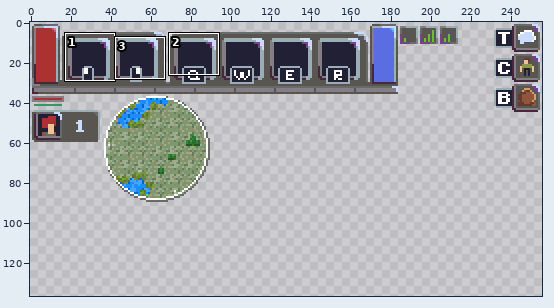
File history of a sprite sheet, hexablo/GameResources/gfx/ui/ui.png. The picture above shows the old version from afar; the outline marks the close-up.
Close-up. First the earlier version:
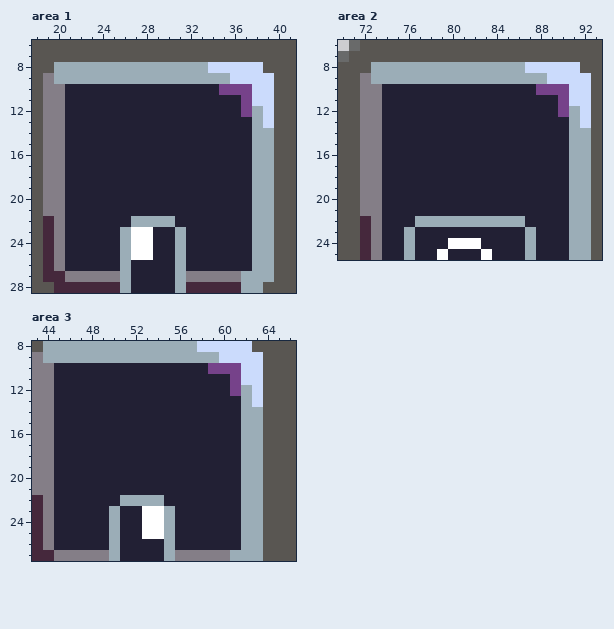
The file is 256x256 pixels. Colours within 5 levels of each other are drawn and written as one. Shown: area 1: x 18..41, y 6..28; area 2: x 70..93, y 6..25; area 3: x 43..66, y 8..27. The wide view leaves out empty margins. The commit also changed other parts of the picture, which this record leaves out.
Once edited:
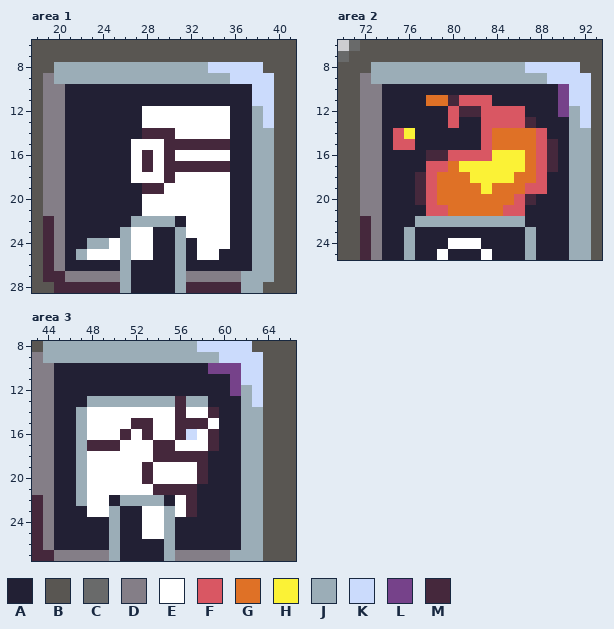
Palette (. is transparent): A #222034  B #595652  C #696a6a  D #847e87  E #ffffff  F #d95763  G #df7126  H #fbf236  J #9badb7  K #cbdbfc  L #76428a  M #45283c
Changes in this commit:
Area 1:
Colour L gives way to colour A in row 10 at x 35 to 37; in rows 11 to 12 at x 37.
Colour A gives way to colour E in rows 12 to 13 at x 28 to 35; in row 14 at x 31 to 35; in row 15 at x 27 to 29; in row 16 at x 27, 29 and 31 to 35; in row 17 at x 27 and 29; in row 18 at x 27 to 29 and 31 to 35.
Colour A gives way to colour E in row 19 at x 30 to 35; in rows 20 to 21 at x 28 to 35; in rows 22 to 23 at x 32 to 35; in row 24 at x 25 and 33 to 35; in row 25 at x 23 to 25 and 33 to 34.
Colour A gives way to colour J in row 24 at x 23 to 24; in row 25 at x 22.
Colour A gives way to colour M in row 14 at x 28 to 30; in row 15 at x 30 to 35; in row 16 at x 28 and 30; in row 17 at x 28 and 30 to 35; in row 18 at x 30; in row 19 at x 28 to 29.
Area 2:
Colour L gives way to colour A in row 10 at x 88 to 89.
Colour A gives way to colour F in row 11 at x 81 to 83; in rows 12 to 13 at x 80 and 83 to 86; in row 14 at x 75, 83 and 88; in row 15 at x 75 to 76, 83 and 88; in row 16 at x 80 to 83 and 88; in row 17 at x 78 to 79 and 88.
Colour A gives way to colour F in row 18 at x 78 and 88; in row 19 at x 78 and 87 to 88; in row 20 at x 78 and 86; in row 21 at x 78 to 79 and 85 to 86.
Colour A gives way to colour G in row 11 at x 78 to 79; in rows 14 to 15 at x 84 to 87; in row 16 at x 87; in row 17 at x 80 and 87; in row 18 at x 79 to 81 and 86 to 87; in row 19 at x 79 to 82 and 84 to 86.
Colour A gives way to colour G in row 20 at x 79 to 85; in row 21 at x 80 to 84.
Colour A gives way to colour H in row 14 at x 76; in row 16 at x 84 to 86; in row 17 at x 81 to 86; in row 18 at x 82 to 85; in row 19 at x 83.
Colour A gives way to colour M in row 11 at x 80; in row 12 at x 81 to 82; in row 13 at x 87; in row 15 at x 89; in row 16 at x 78 to 79 and 89; in row 17 at x 89.
Colour A gives way to colour M in rows 18 to 19 at x 77; in row 20 at x 77 and 87.
Area 3:
Colour A gives way to colour E in row 14 at x 48 to 55 and 57 to 58; in row 15 at x 48 to 51, 54 to 55 and 59; in row 16 at x 48 to 50, 52, 54 to 55 and 58; in row 17 at x 51 to 53 and 56 to 58; in row 18 at x 48 to 53; in rows 19 to 20 at x 48 to 52 and 54 to 57.
Colour A gives way to colour E in row 21 at x 48 to 53; in rows 22 to 23 at x 48 to 49 and 56.
Colour A gives way to colour J in row 13 at x 48 to 55 and 57 to 58; in rows 14 to 22 at x 47.
Colour A gives way to colour K in row 16 at x 57.
Colour A gives way to colour M in row 13 at x 56; in row 14 at x 56 and 59; in row 15 at x 52 to 53 and 56 to 58; in row 16 at x 51, 53, 56 and 59; in row 17 at x 48 to 50, 54 to 55 and 59; in row 18 at x 54 to 58.
Colour A gives way to colour M in rows 19 to 20 at x 53 and 58; in row 21 at x 54 to 57; in rows 22 to 23 at x 57.
Pixel boxes of the changes (left, top, right, bottom) in both close-ups:
changed: (76, 84, 252, 260)
changed: (393, 84, 558, 216)
changed: (76, 396, 219, 517)
